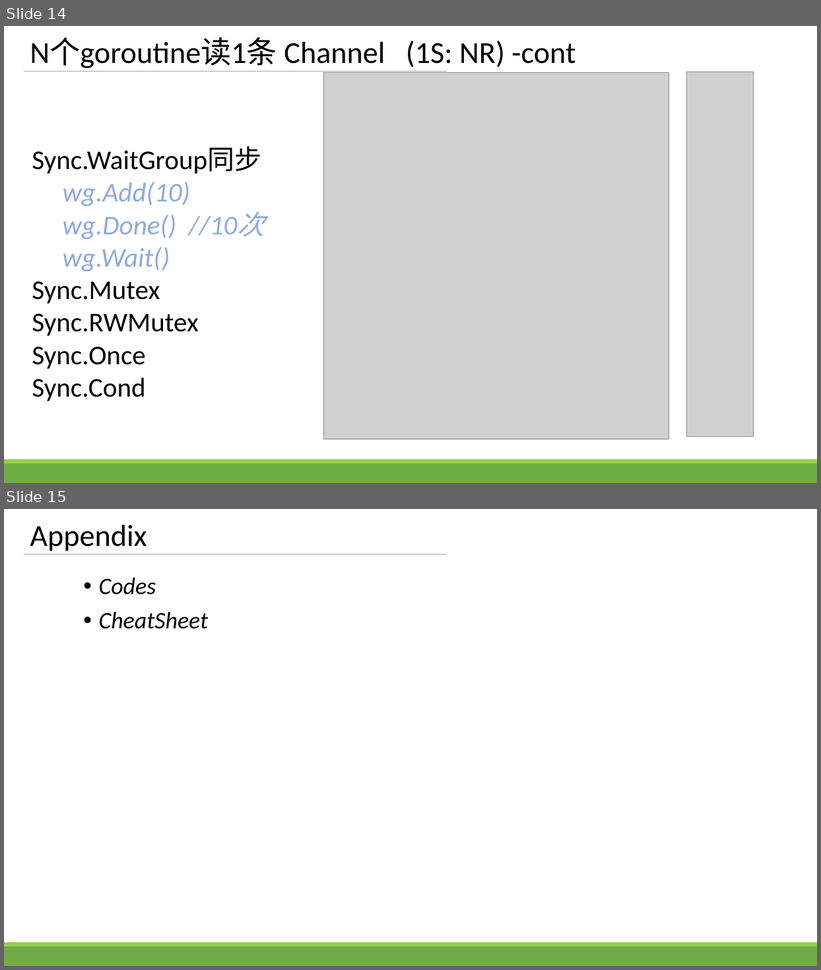
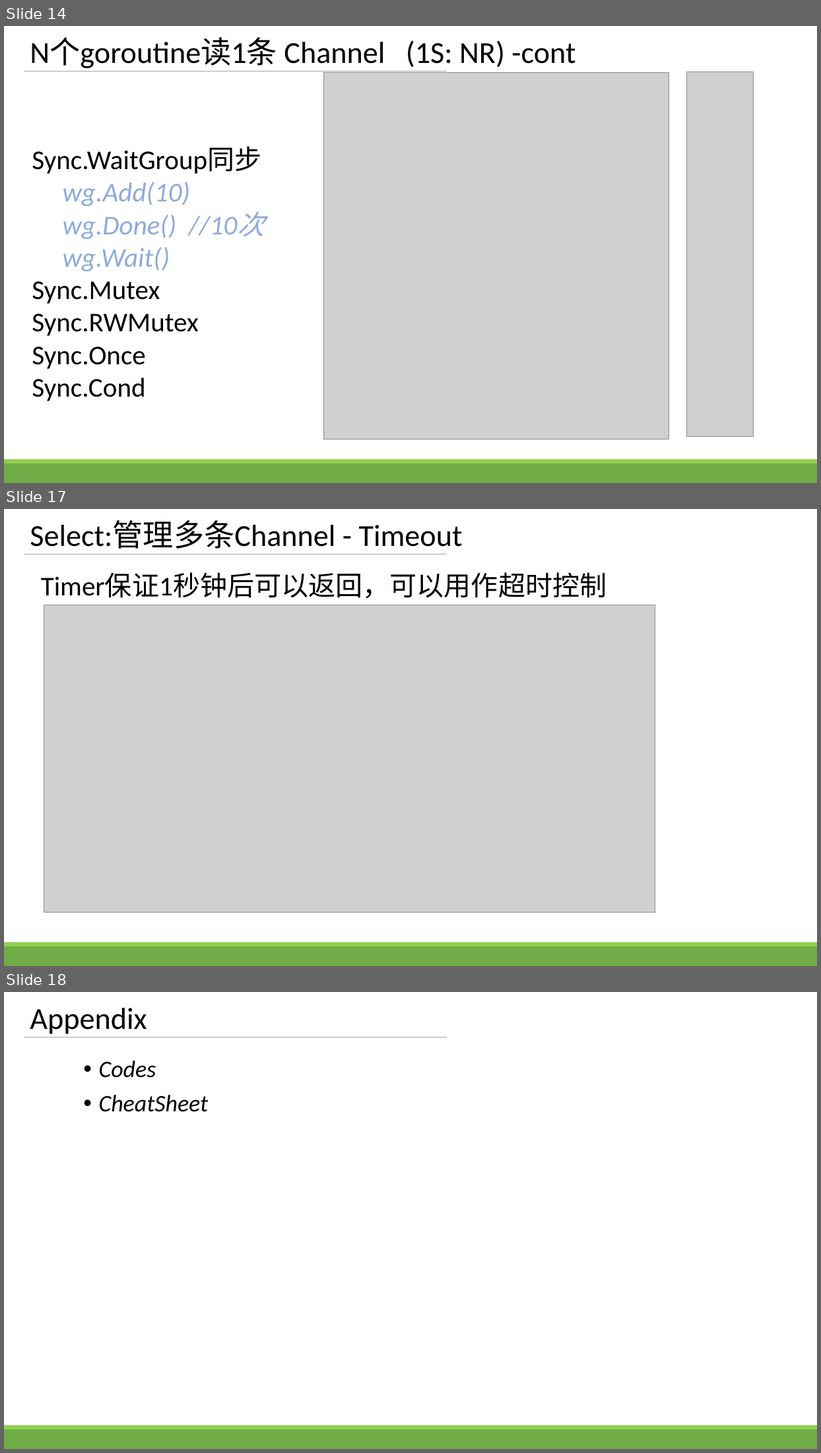
Before and after one commit to zhengbr2/sharing, a slide deck: GolangConcurency.pptx. Shown one above the other, each under a label of ours: slides 14 and 15 before the commit, slides 14, 17 and 18 after it; the slides between them are not shown. The pictures are 821x970 and 821x1453 pixels, drawn with LibreOffice and Linux fonts; fonts in the diff are those of the drawing; grey boxes stand for pictures. Boxes give left, top, right and bottom in pixels: in the first picture for what was removed or moved away, otherwise in the second. Text is boxed around its words. In the diff, an @@ line names an element or a change of style, - is before the commit and + after.

```diff
--- a/GolangConcurency.pptx
+++ b/GolangConcurency.pptx
@@ slide 17 added at <box>4,509,817,966</box>, background #FFFFFF; not listed: 3 template elements that a slide beside it also shows @@
@@ title added at <box>30,520,463,549</box>, 36 pt, text #000000 @@
+Select:管理多条Channel - Timeout
@@ text added at <box>41,574,607,599</box>, 32 pt, text #000000 @@
+Timer保证1秒钟后可以返回，可以用作超时控制
@@ picture added at <box>44,605,655,913</box> @@
@@ what was slide 15 is now slide 18 @@
```
Also in this commit, not shown: 1 slide changed, 2 other slides added, 3 other files.
